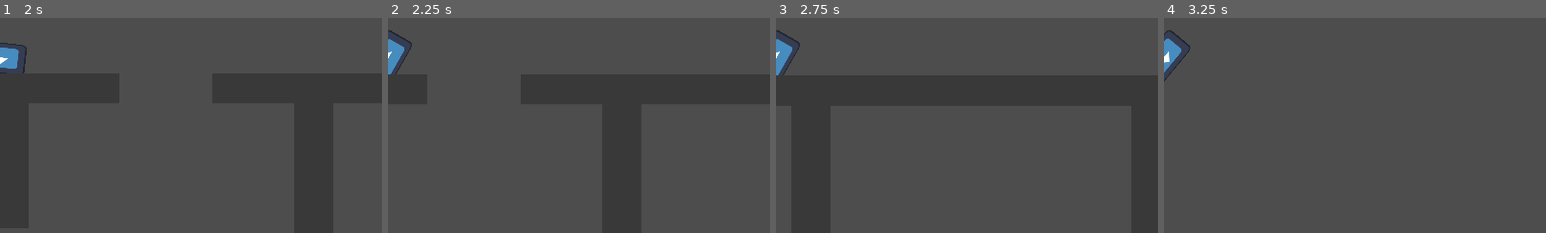
Above: before the commit, frames 1-4 (left to right).
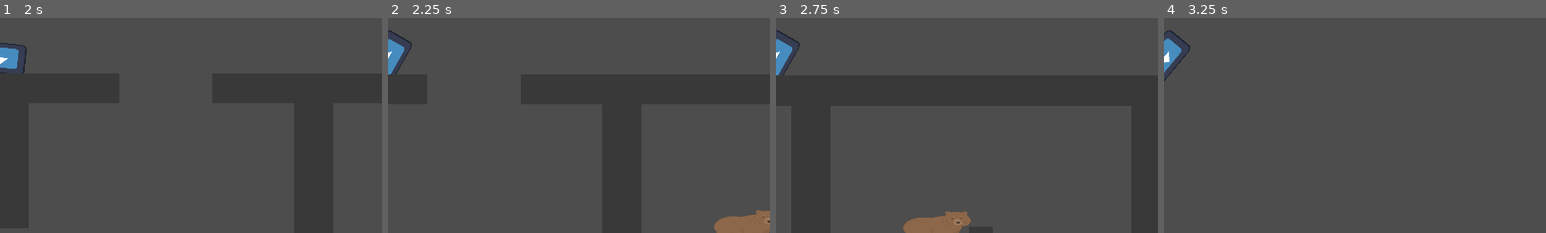
Above: after the commit, the same moments.

Repository: jceja3936/Speedial-Phoenix
Game: Godot game, scene res://scenes/level.tscn
Same seed, same stepped clock (60 frames per second), same inputs: the game is played once before the commit and once after it. The engine's default icon, where the game draws it, is replaced by a stand-in: a white triangle on a blue panel in a dark square.
Inputs (mouse positions are % of the whole screen's width and height, from its top left):
- Up to frame 1 (2 s): tap Enter at 0.5 s; move the mouse to (72, 45) at 0.52 s; hold Right (Right) 0.53-1.28 s; tap Shift (Drop) at 0.6 s; move the mouse to (30, 55) at 1.27 s; hold S (Down) from 1.28 s (still down); tap F (Pick up) at 1.35 s
- Up to frame 2 (2.25 s): tap Space (Respawn) at 2 s; move the mouse to (60, 28) at 2.02 s; release S (Down) at 2.03 s; press the mouse at (60, 28) at 2.03 s; hold Right (Right) from 2.03 s (still down)
- Up to frame 3 (2.75 s): keep holding Right (Right)
- Up to frame 4 (3.25 s): move the mouse to (45, 70) at 2.77 s; release Right (Right) at 2.78 s; release the mouse at (45, 70) at 2.78 s; hold W (Up) from 2.78 s (still down); tap Shift (Drop) at 2.85 s
The pictures show only the part of the screen within x 50-100%, y 50-100%; the shares and areas given below are measured in that part.

Frame 1 is identical in both runs. In frame 2, 1.2% of the frame differs, in the area x 85-100%, y 89-100%; in frame 3, 1.3%, in the area x 33-51%, y 89-100%; in frame 4, nothing differs.

Commit message:
Bug fixed
Weapons were persisting through scene reload, there is now a cleaner function in the camera

Diff:
--- a/speedialChicago/camera_2d.gd
+++ b/speedialChicago/camera_2d.gd
@@ -6,7 +6,7 @@
 func _process(_delta: float) -> void:
 	position = player.get_global_position()
 	if Input.is_action_just_pressed("Respawn") and player.get("dead") == null:
-		get_tree().reload_current_scene()
+		get_tree().change_scene_to_file("res://scenes/level.tscn")
 
 
 func updateAmmo(amount: int):
@@ -17,3 +17,6 @@
 func _ready() -> void:
 	$AmAm.hide()
 	$Respawn.hide()
+	for node in get_tree().root.get_children():
+		if node.has_meta("placed"):
+			node.queue_free()
--- a/speedialChicago/hun.gd
+++ b/speedialChicago/hun.gd
@@ -104,6 +104,7 @@
 func instantiate(type: PackedScene):
 	var instance = type.instantiate()
 	instance.setAmmo(ammo)
+	instance.set_meta("placed", "Yer")
 	instance.set_collision_layer_value(2, true)
 	instance.set_collision_mask_value(2, true)
 	instance.set_collision_layer_value(1, false)
--- a/speedialChicago/scenes/level.tscn
+++ b/speedialChicago/scenes/level.tscn
@@ -231,6 +231,12 @@
 
 [node name="Enemy2" parent="." node_paths=PackedStringArray("player") instance=ExtResource("4_mx8sn")]
 position = Vector2(134, 342)
+collision_layer = 1
+collision_mask = 1
+player = NodePath("../Player")
+
+[node name="Enemy3" parent="." node_paths=PackedStringArray("player") instance=ExtResource("4_mx8sn")]
+position = Vector2(1643, 238)
 collision_layer = 1
 collision_mask = 1
 player = NodePath("../Player")
